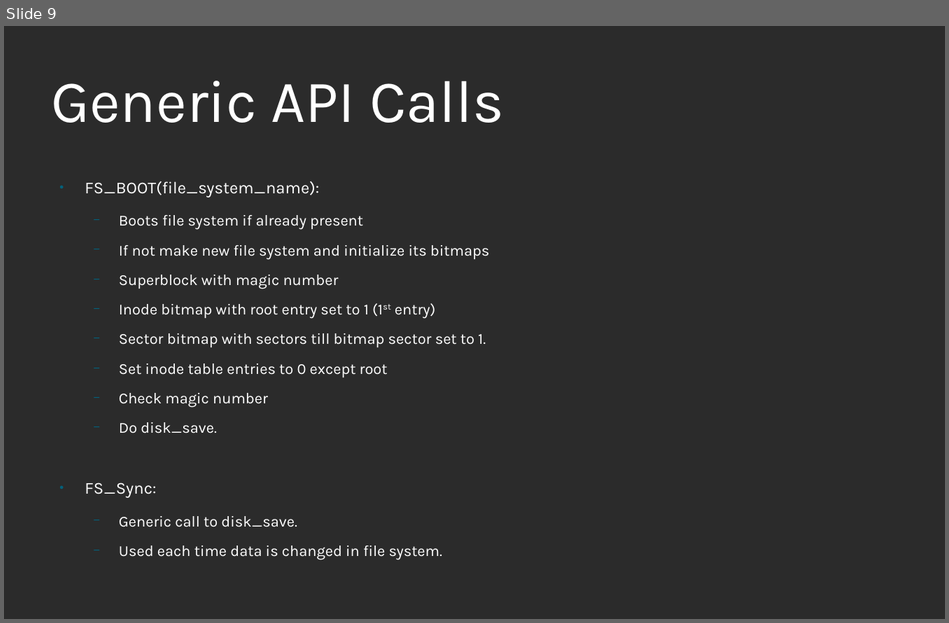
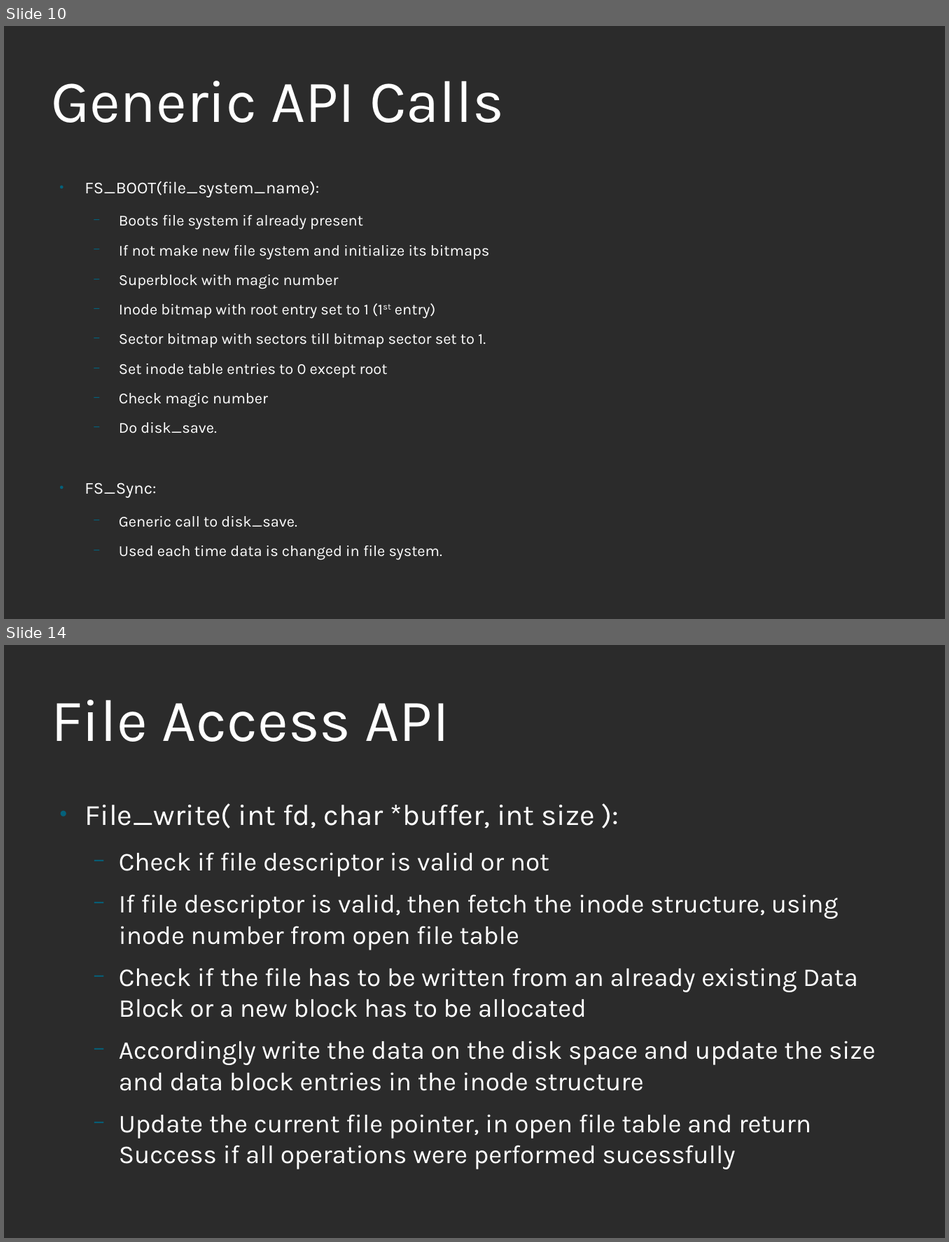
Before and after one commit to ankitmishra16/FIle-System, a slide deck: OS_Project_Report.odp. Shown one above the other, each under a label of ours: slide 9 before the commit, slides 10 and 14 after it; the slides between them are not shown. The pictures are 949x623 and 949x1242 pixels, drawn with LibreOffice and Linux fonts; fonts in the diff are those of the drawing; background and template pictures are left out; a plain dark background stands for a picture behind light text. Boxes give left, top, right and bottom in pixels: in the first picture for what was removed or moved away, otherwise in the second. Text is boxed around its words. In the diff, an @@ line names an element or a change of style, - is before the commit and + after.

```diff
--- a/OS_Project_Report.odp
+++ b/OS_Project_Report.odp
@@ slide 14 added at (4, 645, 945, 1238), background picture (left out) @@
@@ title added at (51, 700, 449, 742), 60 pt, text #FFFFFF @@
+File Access API
@@ text added at (84, 803, 876, 1169), 25.9 pt, text #FFFFFF @@
+● File_write( int fd, char *buffer, int size ):
+  − Check if file descriptor is valid or not
+  − If file descriptor is valid, then fetch the inode structure, using inode number from open file table
+  − Check if the file has to be written from an already existing Data Block or a new block has to be allocated
+  − Accordingly write the data on the disk space and update the size and data block entries in the inode structure
+  − Update the current file pointer, in open file table and return Success if all operations were performed sucessfully
@@ what was slide 9 is now slide 10 @@
```
Also in this commit, not shown: 8 slides changed, 4 other slides added, 1 slide removed.
